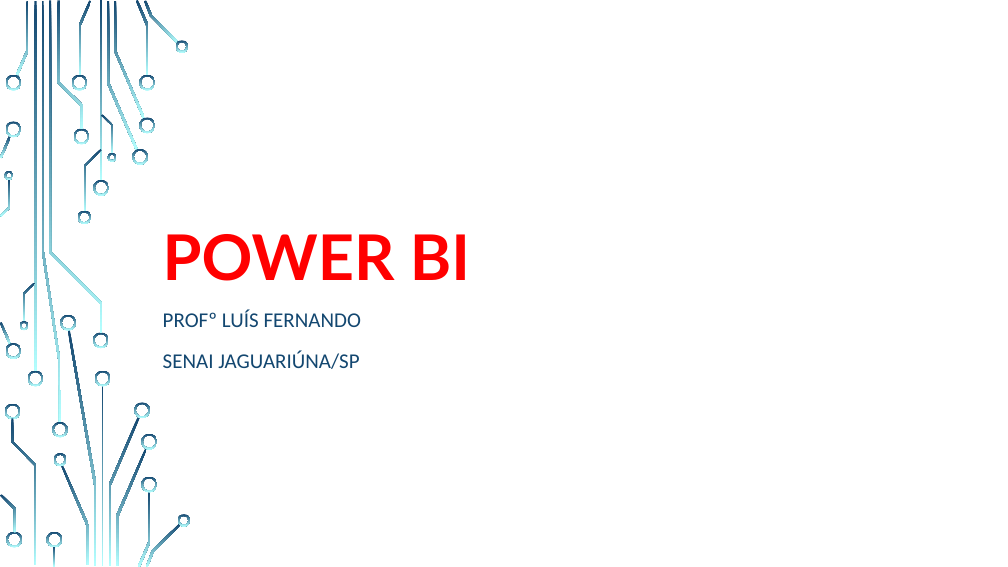
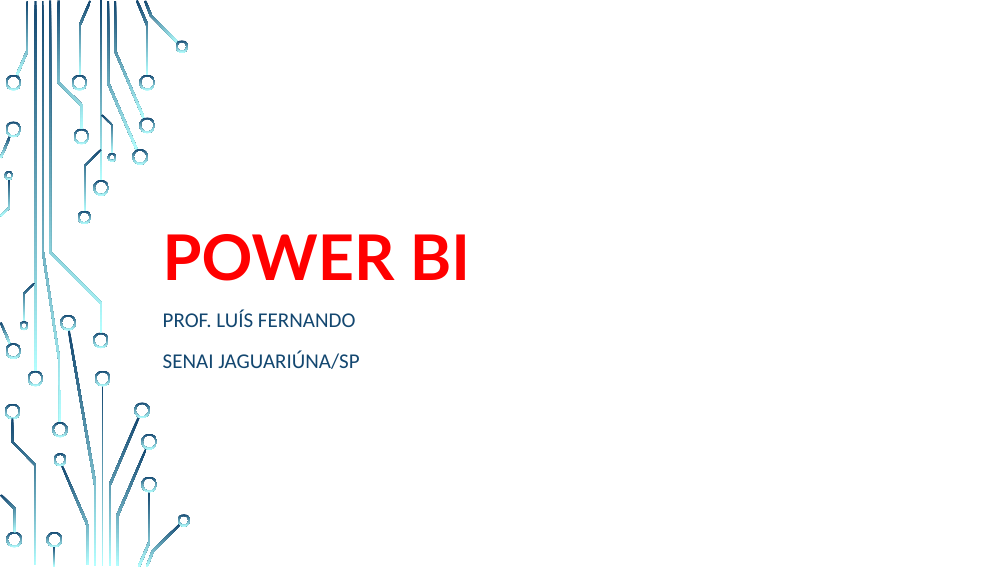
Before and after one commit to luisfernandospoljaric/SENAI2024, a slide deck: slide 1 of Power_BI_32h/Aula 1/Aula 01 - Power BI.pptx. Drawn at 1008x567 pixels with LibreOffice and Linux fonts; fonts in the diff are those of the drawing; background and template pictures are left out. Boxes give left, top, right and bottom in pixels: in the first picture for what was removed or moved away, otherwise in the second. Text is boxed around its words. In the diff, an @@ line names an element or a change of style, - is before the commit and + after.

```diff
--- a/Power_BI_32h/Aula 1/Aula 01 - Power BI.pptx
+++ b/Power_BI_32h/Aula 1/Aula 01 - Power BI.pptx
@@ subtitle at (x1=163, y1=310, x2=355, y2=327): text changed @@
-PROFº LUÍS FERNANDO
+PROF. LUÍS FERNANDO
```
Also in this commit, not shown: 1 other slide changed.
